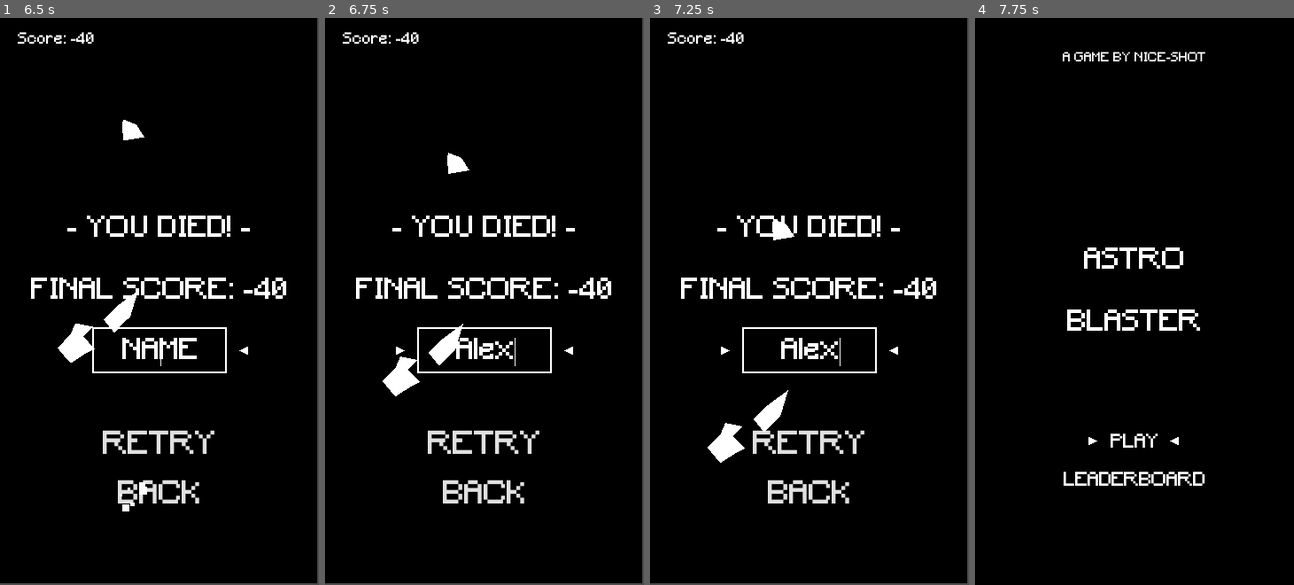
Above: before the commit, frames 1-4 (left to right).
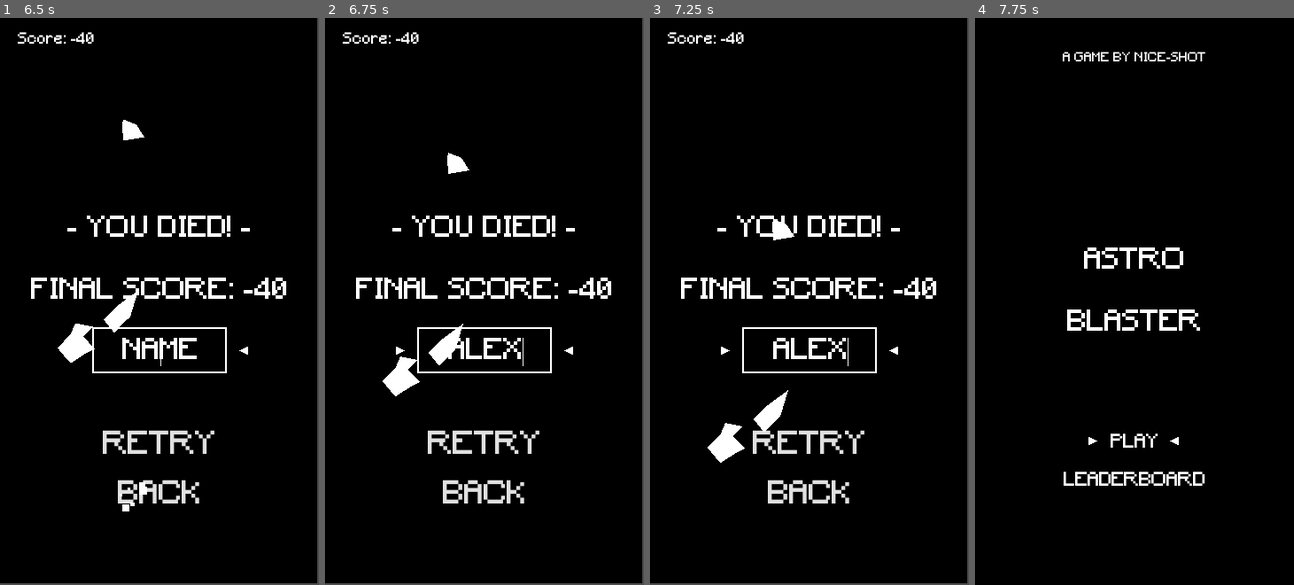
Above: after the commit, the same moments.

Repository: nice-shot/godot_shmup
Game: Godot game, scene res://scenes/main.tscn
The game is run twice, just before and just after one commit, with the same random seed, the same clock (stepped at 60 frames per second) and the same inputs.
Inputs (mouse positions are in pixels of both pictures, inside the frame that each line leads up to):
- Up to frame 1 (6.5 s): tap Enter (ui_accept) at 0.5, 0.77, 1.52, 3.02, 3.77, 4.52, 6.02 s; hold Right (ui_right) 0.53-1.28 s; hold Down (ui_down) 1.28-2.03 s; hold Right (ui_right) 2.03-2.78 s; hold Up (ui_up) 2.78-3.53 s; hold Left (ui_left) 3.53-5.03 s; hold Down (ui_down) 5.03-5.78 s; hold Right (ui_right) from 5.78 s (still down)
- Up to frame 2 (6.75 s): release Right (ui_right) at 6.5 s; click (484, 352) at 6.52 s; type "Alex" at 6.6 s
- Up to frame 3 (7.25 s): no input
- Up to frame 4 (7.75 s): click "RETRY" at 7.25 s

Frame 1 is identical in both runs. In frame 2, 0.4% of the frame differs, in the area x 38-63%, y 56-62%; in frame 3, 0.5%; in frame 4, nothing differs.

Commit message:
Added script to make line edit text always be caps

Diff:
--- a/scenes/game.tscn
+++ b/scenes/game.tscn
@@ -1,10 +1,11 @@
-[gd_scene load_steps=20 format=2]
+[gd_scene load_steps=21 format=2]
 
 [ext_resource path="res://scenes/ship.tscn" type="PackedScene" id=1]
 [ext_resource path="res://fonts/Minecraft.ttf" type="DynamicFontData" id=2]
 [ext_resource path="res://scripts/game_manager.gd" type="Script" id=3]
 [ext_resource path="res://scripts/astroid_spawner.gd" type="Script" id=4]
 [ext_resource path="res://fonts/main_font.tres" type="DynamicFont" id=5]
+[ext_resource path="res://scripts/line_edit_force_caps.gd" type="Script" id=6]
 [ext_resource path="res://fonts/leaderboard_scores_font.tres" type="DynamicFont" id=7]
 [ext_resource path="res://scenes/selection_arrows.tscn" type="PackedScene" id=8]
 
@@ -12,29 +13,29 @@
 size = 32
 font_data = ExtResource( 2 )
 
-[sub_resource type="StyleBoxEmpty" id=10]
-
-[sub_resource type="StyleBoxEmpty" id=9]
+[sub_resource type="StyleBoxEmpty" id=2]
+
+[sub_resource type="StyleBoxEmpty" id=3]
 
 [sub_resource type="DynamicFont" id=4]
 size = 32
 font_data = ExtResource( 2 )
 
+[sub_resource type="StyleBoxEmpty" id=5]
+
+[sub_resource type="StyleBoxEmpty" id=6]
+
+[sub_resource type="StyleBoxEmpty" id=7]
+
+[sub_resource type="StyleBoxEmpty" id=8]
+
+[sub_resource type="StyleBoxEmpty" id=9]
+
+[sub_resource type="StyleBoxEmpty" id=10]
+
 [sub_resource type="StyleBoxEmpty" id=11]
 
-[sub_resource type="StyleBoxEmpty" id=14]
-
-[sub_resource type="StyleBoxEmpty" id=6]
-
-[sub_resource type="StyleBoxEmpty" id=7]
-
 [sub_resource type="StyleBoxEmpty" id=12]
-
-[sub_resource type="StyleBoxEmpty" id=15]
-
-[sub_resource type="StyleBoxEmpty" id=13]
-
-[sub_resource type="StyleBoxEmpty" id=8]
 
 [node name="Game" type="Node"]
 script = ExtResource( 3 )
@@ -110,6 +111,7 @@
 placeholder_text = "NAME"
 placeholder_alpha = 1.0
 caret_blink = true
+script = ExtResource( 6 )
 __meta__ = {
 "_edit_use_anchors_": false
 }
--- /dev/null
+++ b/scripts/line_edit_force_caps.gd
@@ -0,0 +1,14 @@
+extends LineEdit
+
+
+func _ready():
+    connect("text_changed", self, "_validate_text")
+
+func _validate_text(new_text : String):
+    if new_text == new_text.to_upper():
+        return
+
+    # caret_position resets when setting text via code
+    var p = caret_position
+    text = new_text.to_upper()
+    caret_position = p
Not shown: 3 places in scenes/game.tscn that only renumber resources
